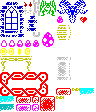
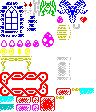
Comparing the layer stacks of the two 96px x 112px images. Changes:
painted on "Background" over [33, 24, 80, 37]
